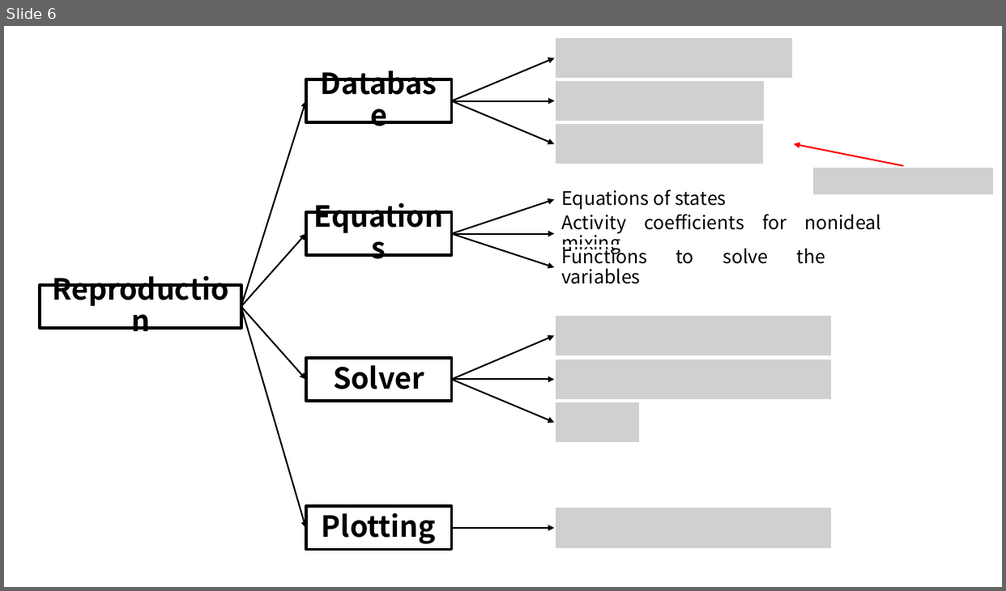
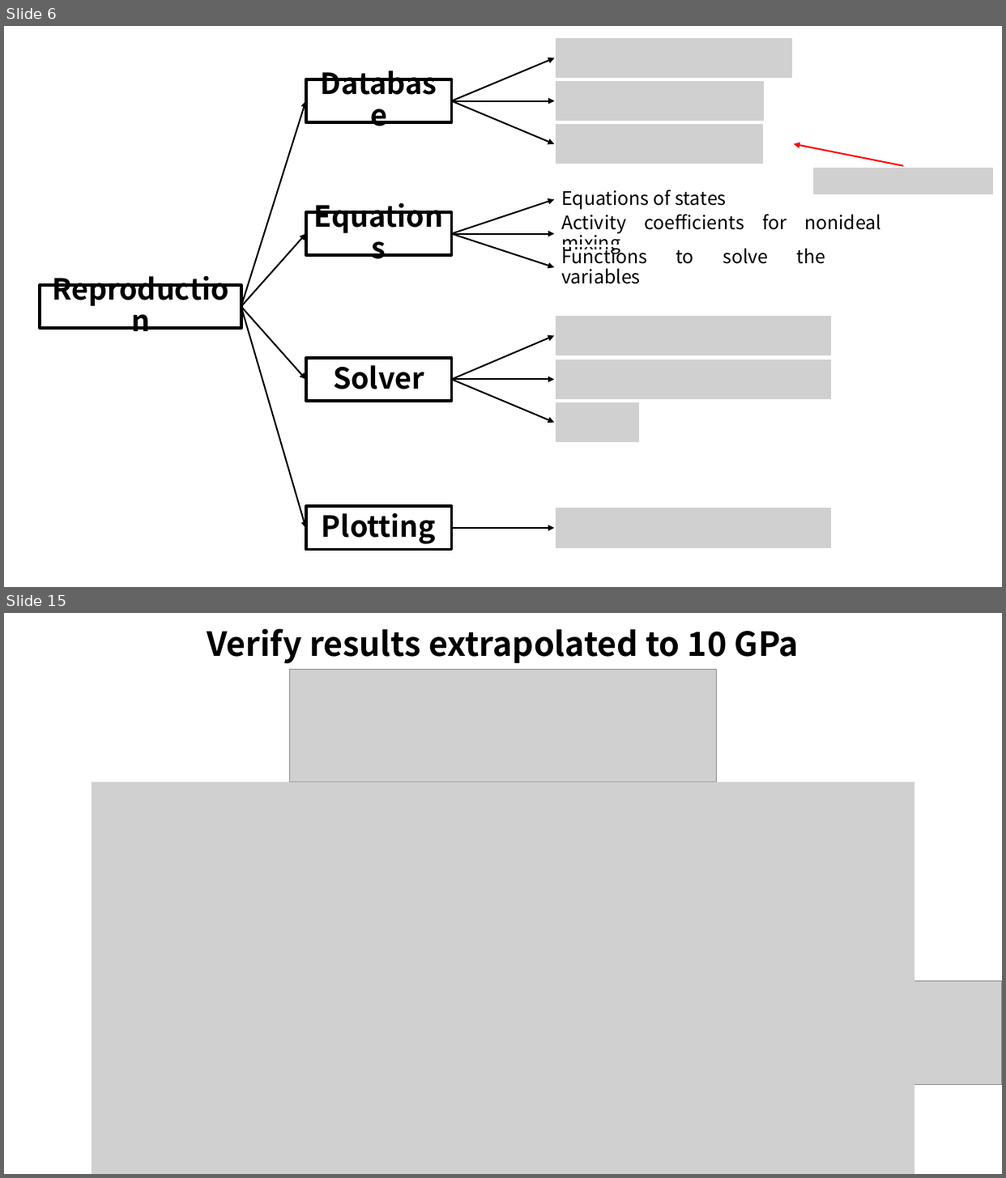
Before and after one commit to MZ-xyy/Outgassing-Project, a slide deck: Outgassing.pptx. Shown one above the other, each under a label of ours: slide 6 before the commit, slides 6 and 15 after it; the slides between them are not shown. The pictures are 1006x591 and 1006x1178 pixels, drawn with LibreOffice and Linux fonts; fonts in the diff are those of the drawing; grey boxes stand for pictures. Boxes give left, top, right and bottom in pixels: in the first picture for what was removed or moved away, otherwise in the second. Text is boxed around its words. In the diff, an @@ line names an element or a change of style, - is before the commit and + after.

```diff
--- a/Outgassing.pptx
+++ b/Outgassing.pptx
@@ slide 15 added at [4, 613, 1002, 1174], background #FFFFFF @@
@@ title added at [206, 628, 799, 664], 32 pt, text #000000, bold @@
+Verify results extrapolated to 10 GPa
@@ picture added at [289, 669, 716, 782] @@
@@ picture added at [91, 782, 914, 1174] @@
@@ picture added at [731, 982, 1002, 1085] @@
```
Also in this commit, not shown: 6 slides changed, 3 other slides added.
